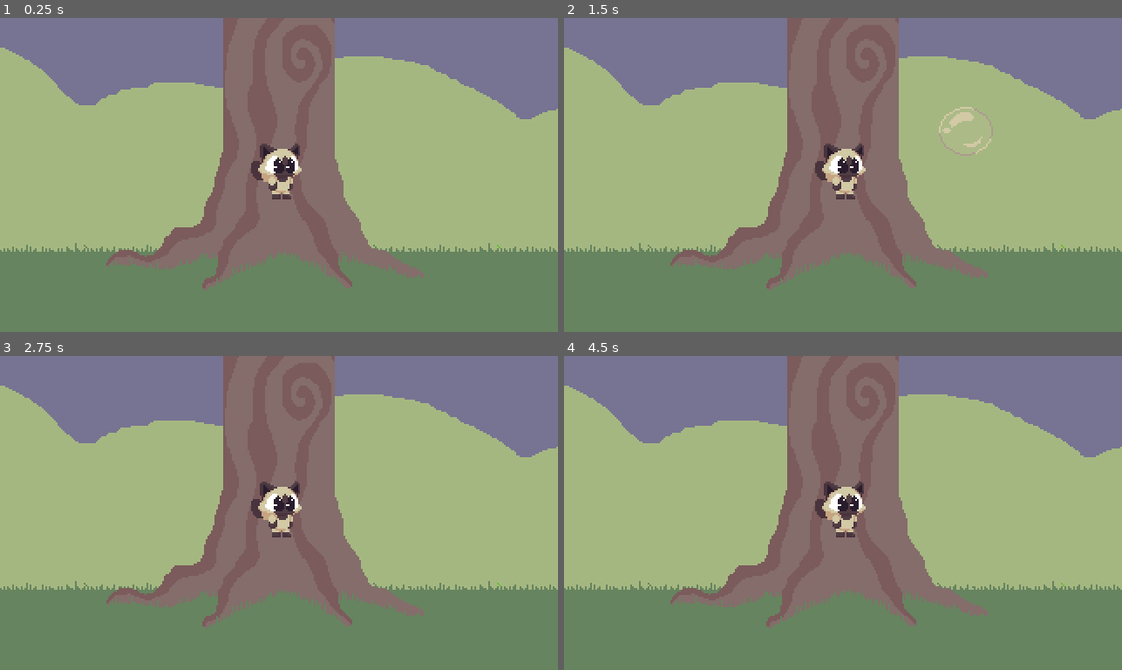
Above: before the commit, frames 1-4 (two rows, left to right).
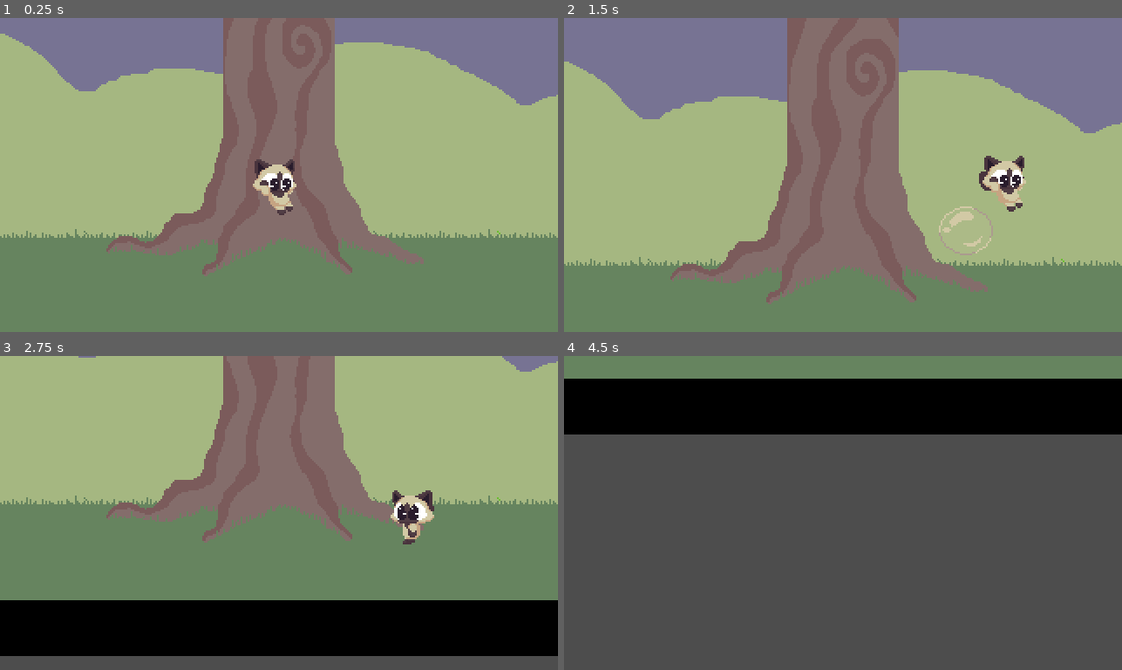
Above: after the commit, the same moments.

Repository: YhagoTomasini/BUbbling_Up
Game: Godot game, scene res://level/level.tscn
The game is run twice, just before and just after one commit, with the same random seed, the same clock (stepped at 60 frames per second) and the same inputs.
Inputs (mouse positions are in pixels of both pictures, inside the frame that each line leads up to):
- Up to frame 1 (0.25 s): no input
- Up to frame 2 (1.5 s): move the mouse to (965, 159) at 0.52 s; hold D (right) from 0.53 s (still down); click (965, 159) at 0.67 s; tap Space (jump) at 0.77 s; move the mouse to (731, 190) at 1.27 s
- Up to frame 3 (2.75 s): tap Space (jump) at 1.52 s; move the mouse to (334, 443) at 2.02 s; release D (right) at 2.03 s; hold A (left) from 2.03 s (still down)
- Up to frame 4 (4.5 s): move the mouse to (815, 575) at 2.77 s; release A (left) at 2.78 s; hold D (right) 2.78-4.28 s; click (815, 575) at 2.92 s; tap Space (jump) at 3.02, 3.77 s; move the mouse to (1010, 560) at 3.52 s; move the mouse to (675, 465) at 4.27 s; hold A (left) from 4.28 s (still down)

The runs differ from the first frame. In frame 1, 11% of the frame differs, in the area x 0-100%, y 5-87%; in frame 2, 13%; in frame 3, 69%; in frame 4, 100%, in the area x 0-100%, y 0-100%.
Error before the commit: Parse Error: Identifier "anim" not declared in the current scope. (res://player/scripts/player.gd:21)

Commit message:
fixed animations

Diff:
--- a/level/level.tscn
+++ b/level/level.tscn
@@ -100,6 +100,8 @@
 
 [node name="playerScene" parent="." instance=ExtResource("1_hvpdy")]
 position = Vector2(161, 91)
+gravity = 500
+speed = 100
 
 [node name="Camera2D" type="Camera2D" parent="."]
 position = Vector2(160, 102)
--- a/player/player.tscn
+++ b/player/player.tscn
@@ -187,8 +187,6 @@
 
 [node name="playerCharacter" type="CharacterBody2D"]
 script = ExtResource("2_hhaak")
-gravity = null
-speed = null
 
 [node name="Sprite2D" type="AnimatedSprite2D" parent="."]
 position = Vector2(-3, 0)
--- a/player/scripts/player.gd
+++ b/player/scripts/player.gd
@@ -13,6 +13,8 @@
 var recovery_time = 0.05
 var recovery_timer = 0.0
 
+@onready var anim = $Sprite2D
+
 func _physics_process(delta):
 	if is_on_floor() == false:
 		velocity.y += gravity * delta
@@ -25,6 +27,11 @@
 
 	if velocity.y >= 500:
 		velocity.y = 500
+
+	if velocity.y > 0:
+		anim.play("Falling")
+	elif velocity.y < 0:
+		anim.play("Jump")
 
 	if is_knocked_back:
 		knockback_timer -= delta
@@ -40,6 +47,11 @@
 		var direction = Input.get_axis("left", "right")
 		velocity.x = direction  * speed
 
+		if direction:
+			anim.scale.x = -1 if direction < 0 else 1
+		elif is_on_floor() == true:
+			anim.play("Idle")
+
 	move_and_slide()
 
 func jump(force):
